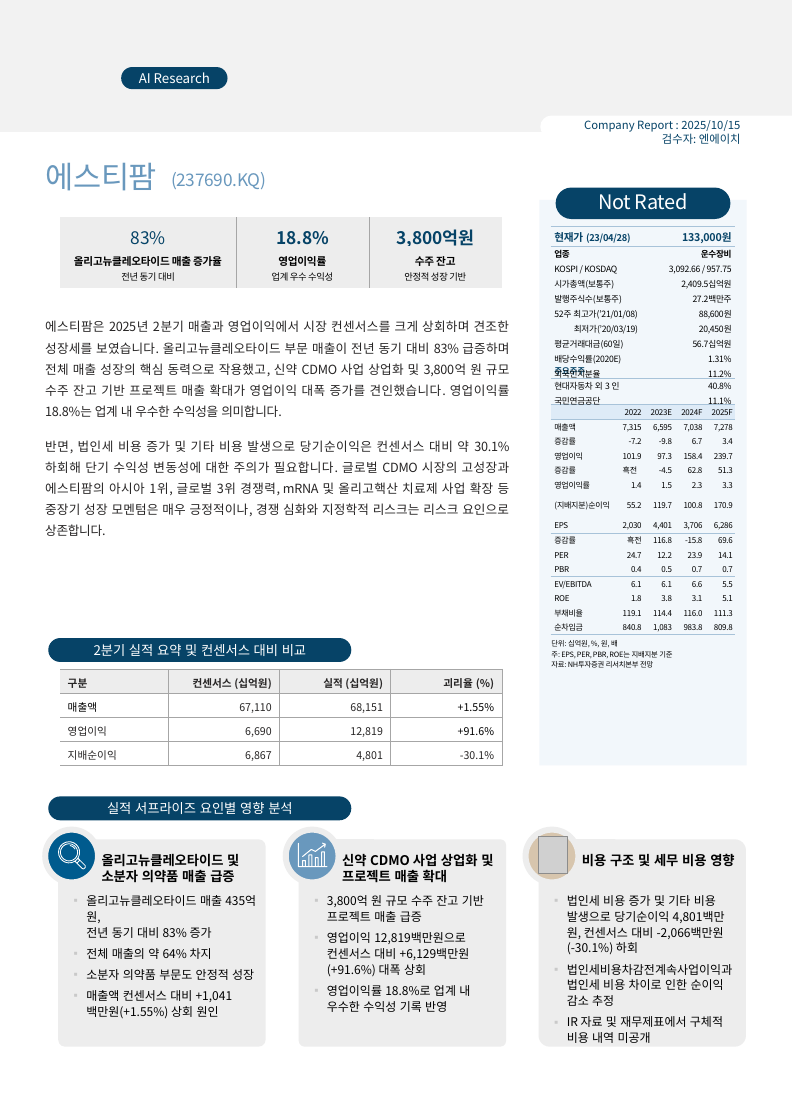
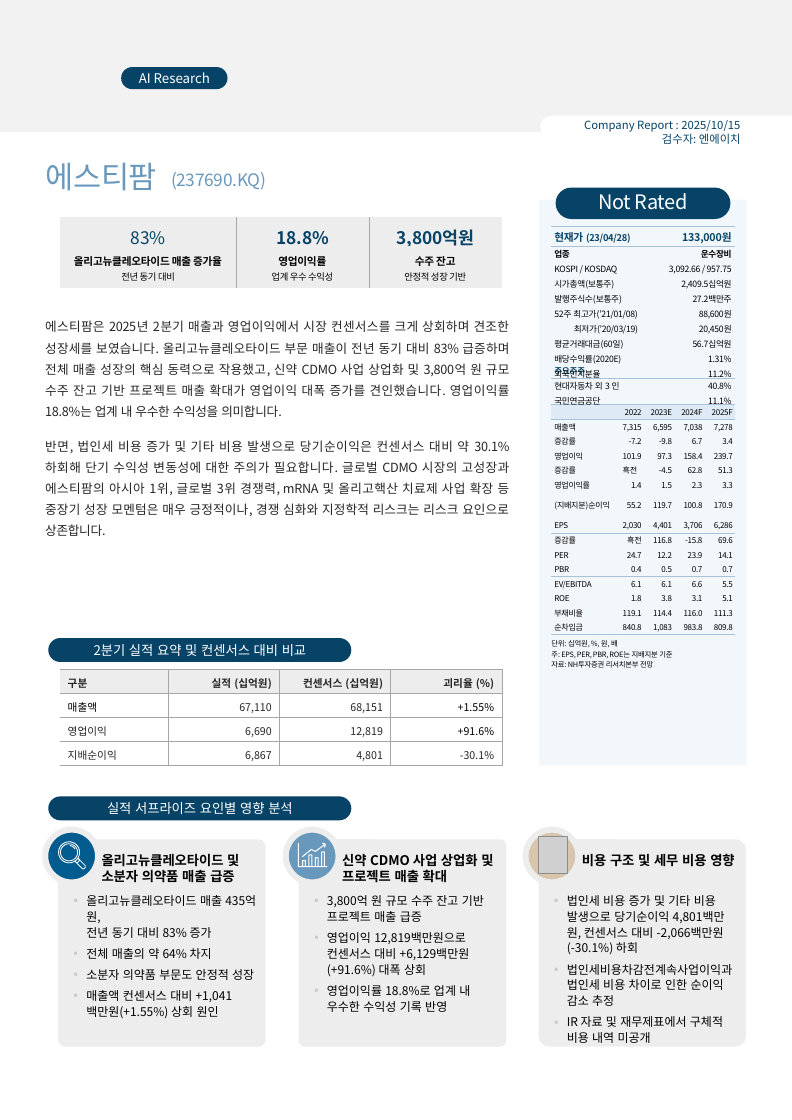
Before and after one commit to kyoujinkim/AI_Reporter, a slide deck: slide 1 of data/config/template.pptx. Drawn at 792x1120 pixels with LibreOffice and Linux fonts; fonts in the diff are those of the drawing; grey boxes stand for pictures; background and template pictures are left out. Boxes give left, top, right and bottom in pixels: in the first picture for what was removed or moved away, otherwise in the second. Text is boxed around its words. In the diff, an @@ line names an element or a change of style, - is before the commit and + after.

Commit message:
Commit for Backup

```diff
--- a/data/config/template.pptx
+++ b/data/config/template.pptx
@@ table at (60, 669, 502, 766) @@
-row 1, column 2: 컨센서스 (십억원)
+row 1, column 2: 실적 (십억원)
-row 1, column 3: 실적 (십억원)
+row 1, column 3: 컨센서스 (십억원)
```
